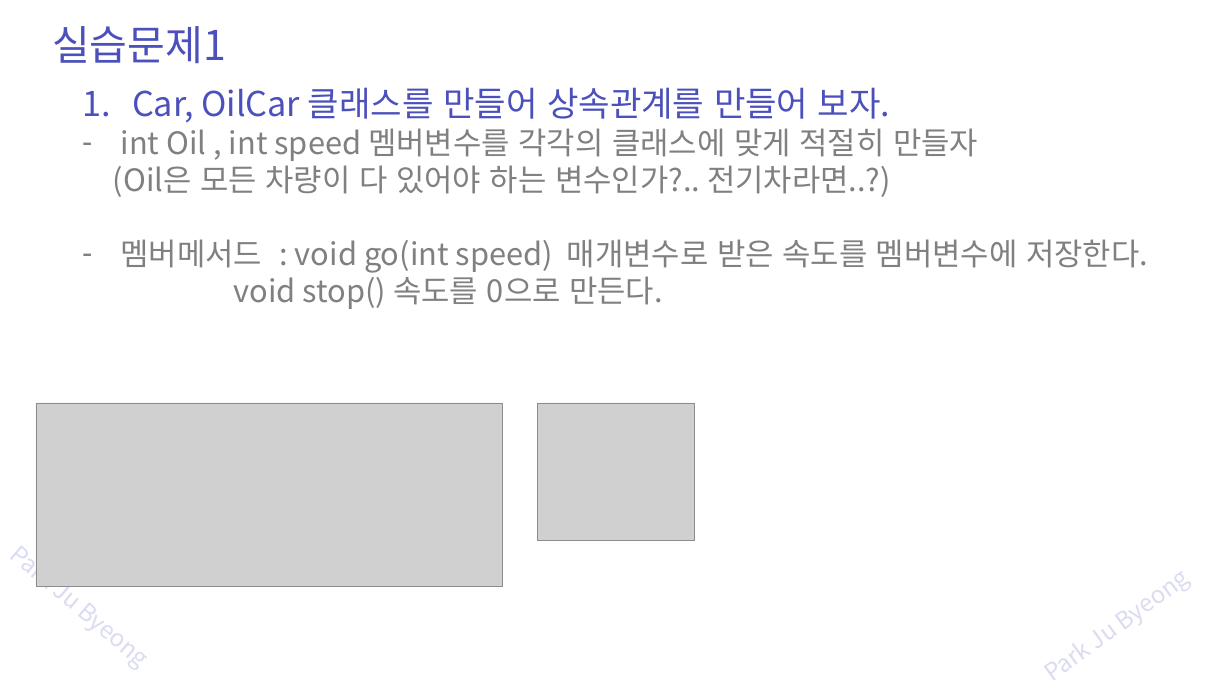
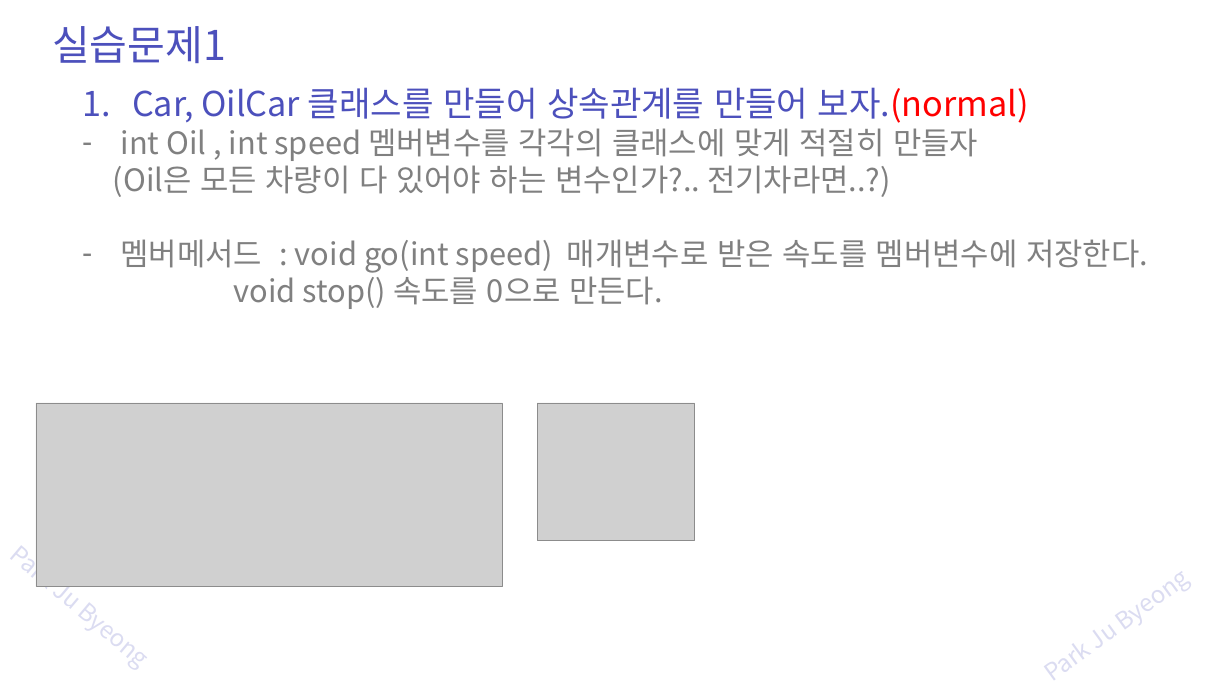
Before and after one commit to zest132/JavaLecture, a slide deck: slide 23 of JavaLecture/LectureFile/java 9강 상속과super.pptx (slide 24 before the commit). Drawn at 1232x693 pixels with LibreOffice and Linux fonts; fonts in the diff are those of the drawing; grey boxes stand for pictures. Boxes give left, top, right and bottom in pixels: in the first picture for what was removed or moved away, otherwise in the second. Text is boxed around its words. In the diff, an @@ line names an element or a change of style, - is before the commit and + after.

```diff
--- a/JavaLecture/LectureFile/java 9강 상속과super.pptx
+++ b/JavaLecture/LectureFile/java 9강 상속과super.pptx
@@ text at (132,87,1029,123): text changed @@
-1. Car, OilCar 클래스를 만들어 상속관계를 만들어 보자.
+1. Car, OilCar 클래스를 만들어 상속관계를 만들어 보자.(normal)
```
Also in this commit, not shown: 7 other slides changed, 1 slide removed, 1 other file.
